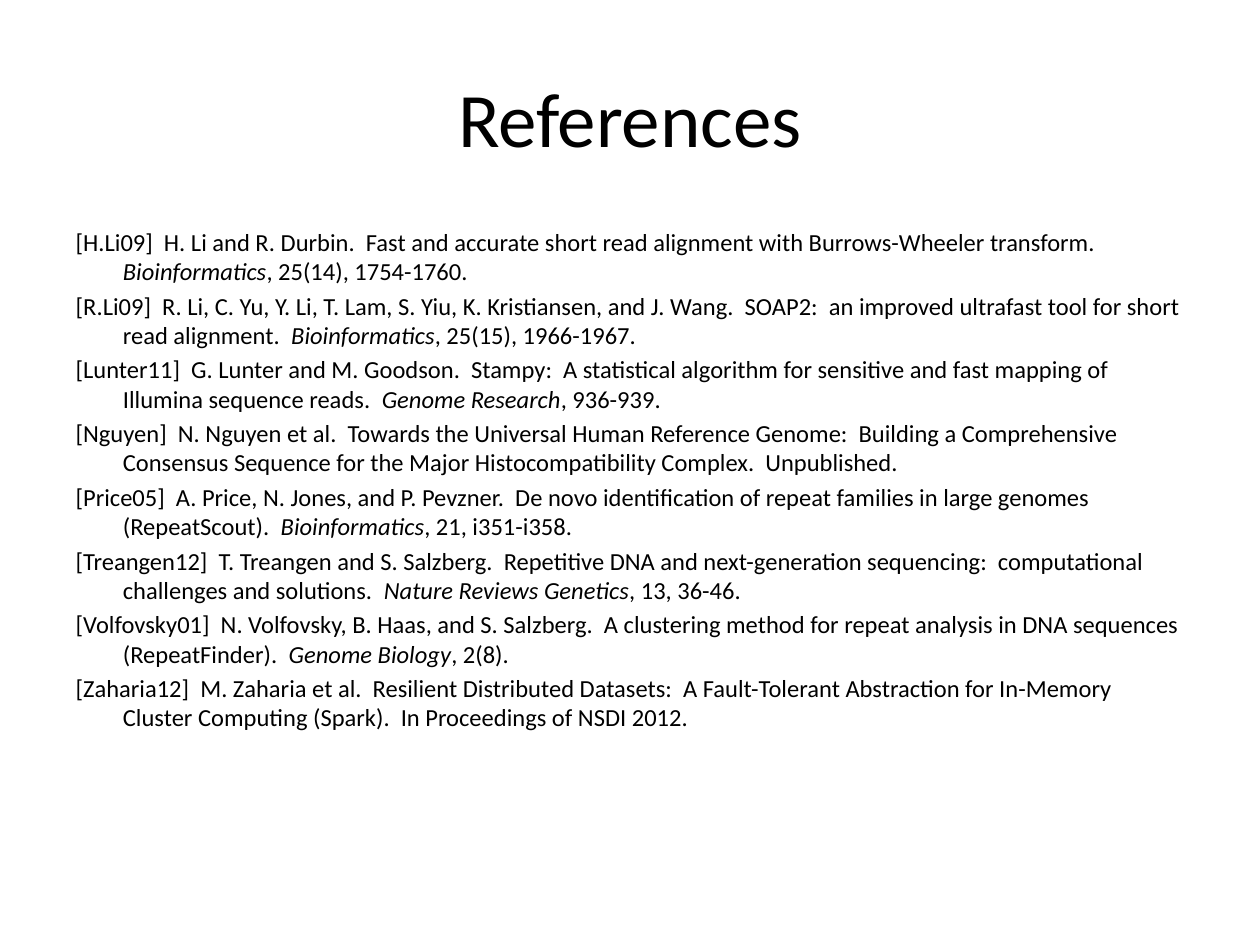
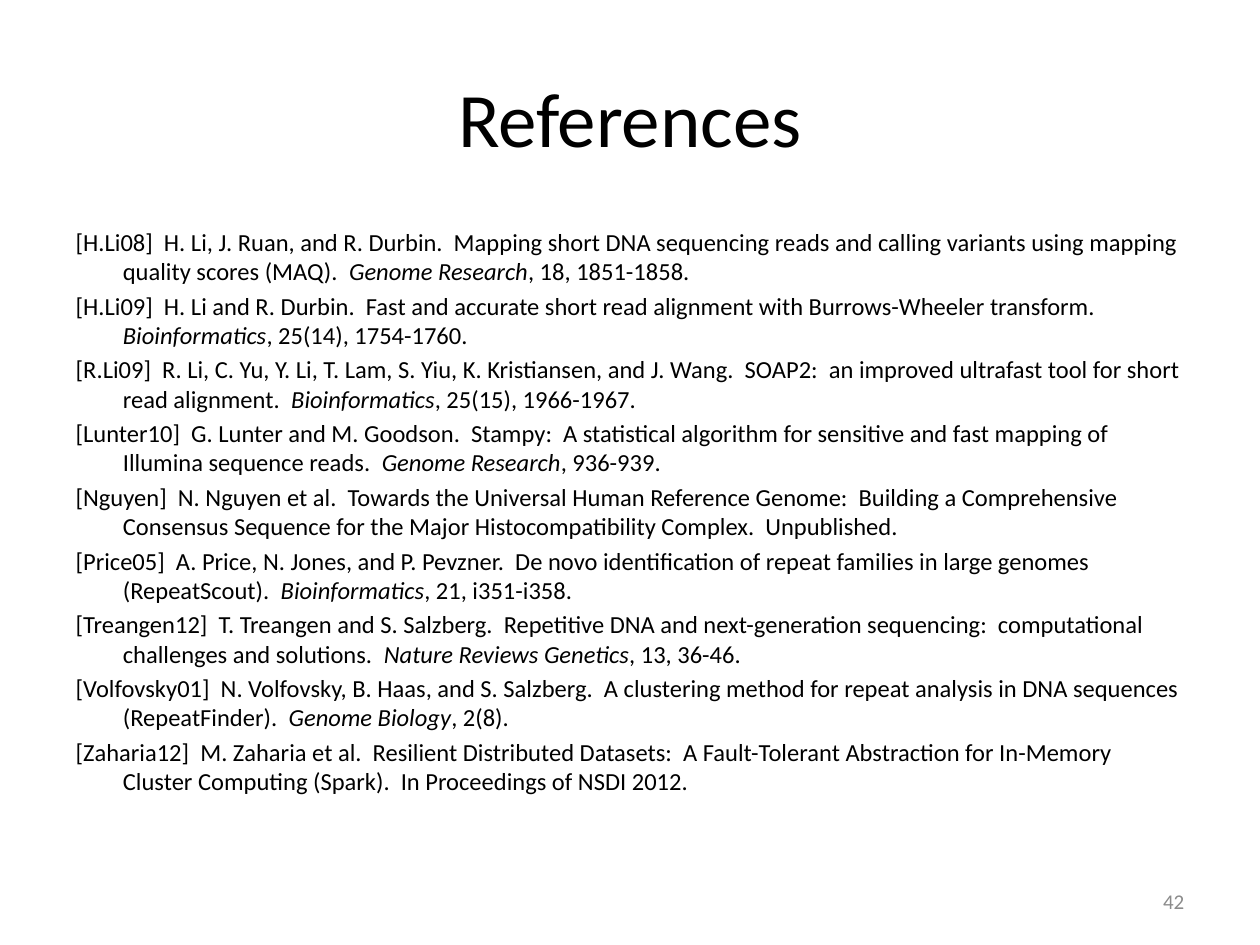
Before and after one commit to kristalcurtis/quals, a slide deck: slide 43 of slides/11.26.12 Quals (v1c).pptx (slide 50 before the commit). Drawn at 1260x945 pixels with LibreOffice and Linux fonts; fonts in the diff are those of the drawing. Boxes give left, top, right and bottom in pixels: in the first picture for what was removed or moved away, otherwise in the second. Text is boxed around its words. In the diff, an @@ line names an element or a change of style, - is before the commit and + after.

```diff
--- a/slides/11.26.12 Quals (v1c).pptx
+++ b/slides/11.26.12 Quals (v1c).pptx
@@ text at (76, 233, 1176, 284): paragraph added @@
+[H.Li08] H. Li, J. Ruan, and R. Durbin. Mapping short DNA sequencing reads and calling variants using mapping quality scores (MAQ). Genome Research, 18, 1851-1858.
@@ text at (76, 424, 1107, 475): text changed @@
-[Lunter11] G. Lunter and M. Goodson. Stampy: A statistical algorithm for sensitive and fast mapping of Illumina sequence reads. Genome Research, 936-939.
+[Lunter10] G. Lunter and M. Goodson. Stampy: A statistical algorithm for sensitive and fast mapping of Illumina sequence reads. Genome Research, 936-939.
@@ page number added at (1163, 895, 1184, 909), 12 pt, text #8C8C8C @@
+42
```
Also in this commit, not shown: 47 other slides changed, 1 slide added, 5 slides removed, 3 other files.
